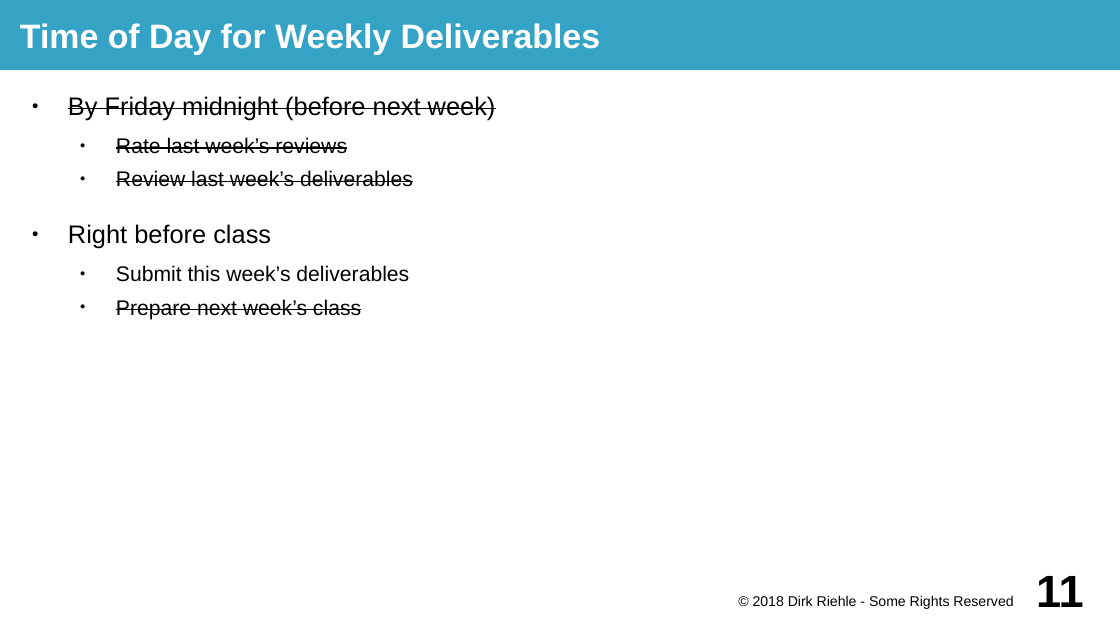
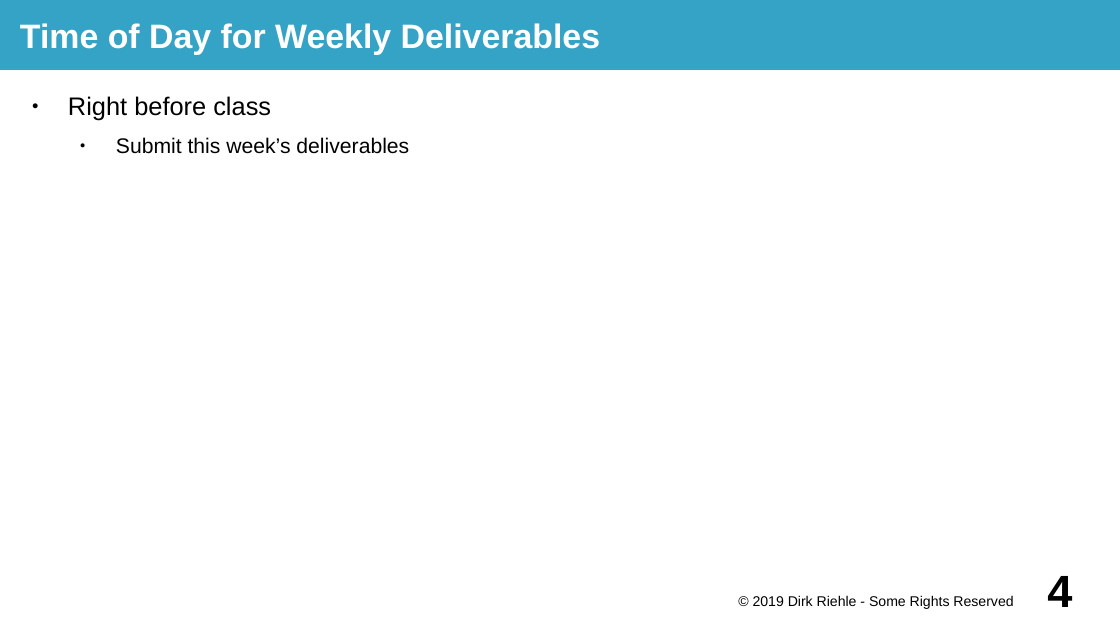
Before and after one commit to dirkriehle/prod-course, a slide deck: slide 4 of Lecture slides/PROD A02 - Course Homework.odp (slide 11 before the commit). Drawn at 1120x630 pixels with LibreOffice and Linux fonts; fonts in the diff are those of the drawing. Boxes give left, top, right and bottom in pixels: in the first picture for what was removed or moved away, otherwise in the second. Text is boxed around its words. In the diff, an @@ line names an element or a change of style, - is before the commit and + after.

```diff
--- a/Lecture slides/PROD A02 - Course Homework.odp
+++ b/Lecture slides/PROD A02 - Course Homework.odp
@@ text at (68, 96, 496, 187): paragraphs removed @@
-● By Friday midnight (before next week)
-  ● Rate last week’s reviews
-  ● Review last week’s deliverables
@@ text at (116, 299, 361, 320): paragraph removed @@
-  ● Prepare next week’s class
@@ text at (753, 595, 1013, 609): text changed @@
-© 2018 Dirk Riehle - Some Rights Reserved
+© 2019 Dirk Riehle - Some Rights Reserved
@@ page number at (1047, 576, 1072, 607): text changed @@
-11
+4
```
Also in this commit, not shown: 20 other slides changed, 7 slides removed, 8 other files.
